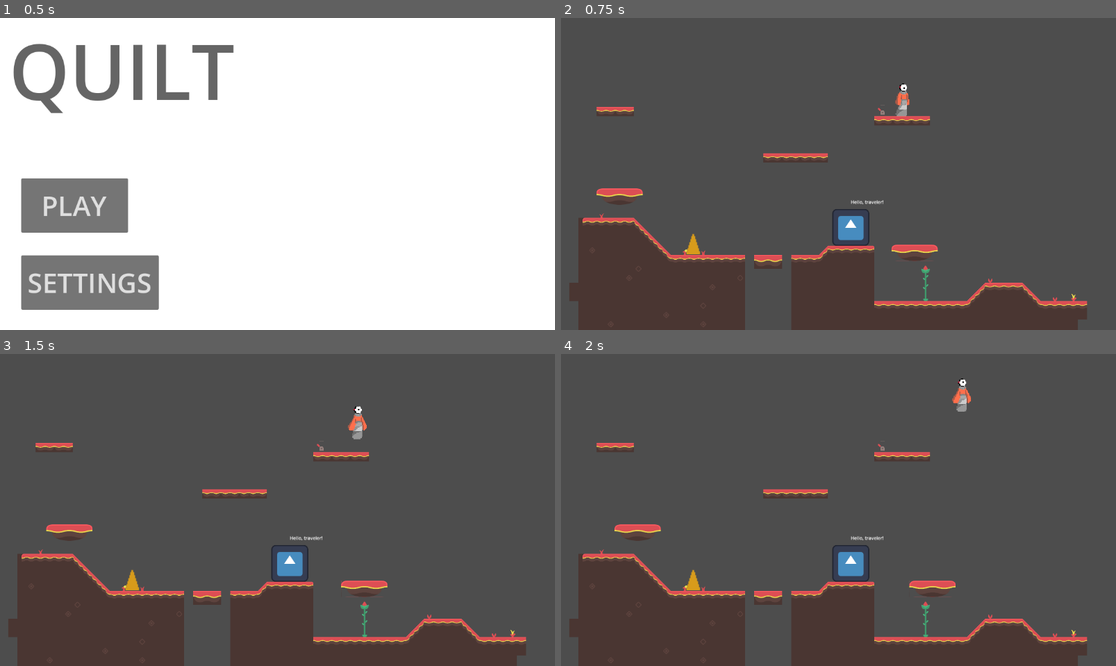
Above: before the commit, frames 1-4 (two rows, left to right).
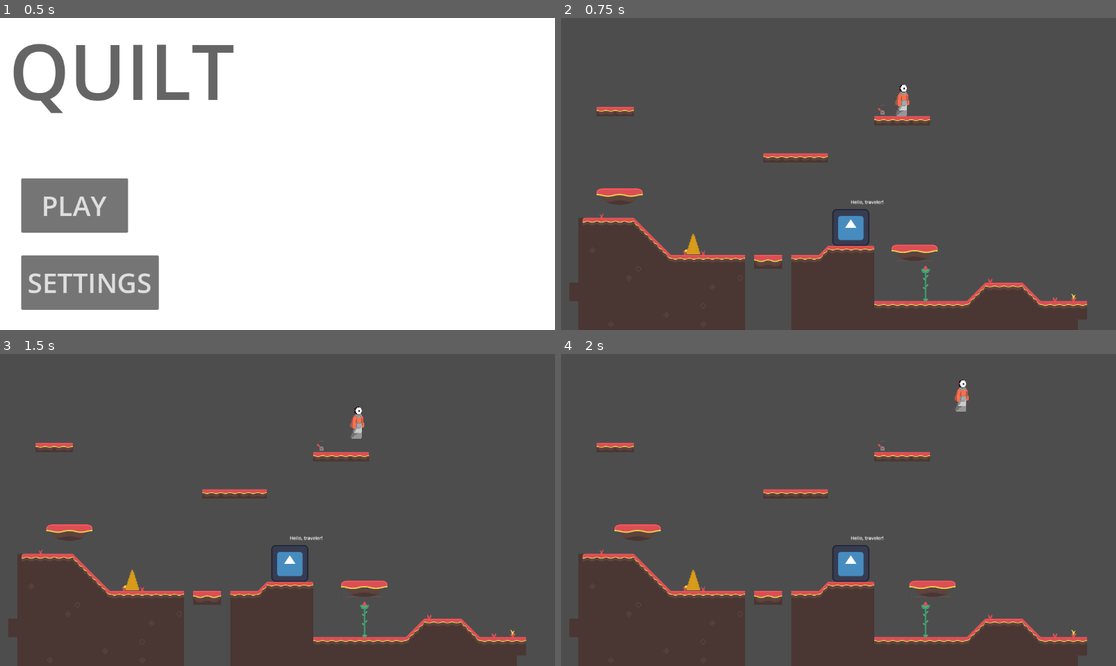
Above: after the commit, the same moments.

Repository: unsaltedkale/Quilt
Game: Godot game, scene res://main.tscn
Two runs of this game, one before a commit and one after it. Both use one fixed random seed, a clock stepped at 60 frames per second and the inputs below. The engine's default icon, where the game draws it, is replaced by a stand-in: a white triangle on a blue panel in a dark square.
Inputs (mouse positions are in pixels of both pictures, inside the frame that each line leads up to):
- Up to frame 1 (0.5 s): no input
- Up to frame 2 (0.75 s): click "PLAY" at 0.5 s
- Up to frame 3 (1.5 s): move the mouse to (399, 494) at 1.27 s; hold D (move_right) from 1.28 s (still down); tap Space (jump) at 1.35 s; click (399, 494) at 1.42 s
- Up to frame 4 (2 s): keep holding D (move_right); tap Space (jump) at 1.52, 1.82 s

Frame 1 is identical in both runs. In frame 2, less than 0.1% of the frame differs, in the area x 60-63%, y 20-31%; in frame 3, 0.1%; in frame 4, 0.1%, in the area x 70-74%, y 7-19%.
Error after the commit: Invalid call. Nonexistent function 'was_on_floor' in base 'CharacterBody2D (player.gd)'. (res://Emily)

Commit message:
10/24/2025

Diff:
--- a/Emily WIP/Scripts/jump_component.gd
+++ b/Emily WIP/Scripts/jump_component.gd
@@ -13,7 +13,7 @@
 		body.velocity.y = jump_velocity
 	is_jumping = body.velocity.y > 0 and not body.is_on_floor()
 	is_falling = body.velocity.y < 0 and not body.is_on_floor()
-	#is_landing = body.was_on_floor()
+	is_landing = body.was_on_floor()
 
 	if is_jumping:
 		$"../AnimatedSprite2D".play("jump")
